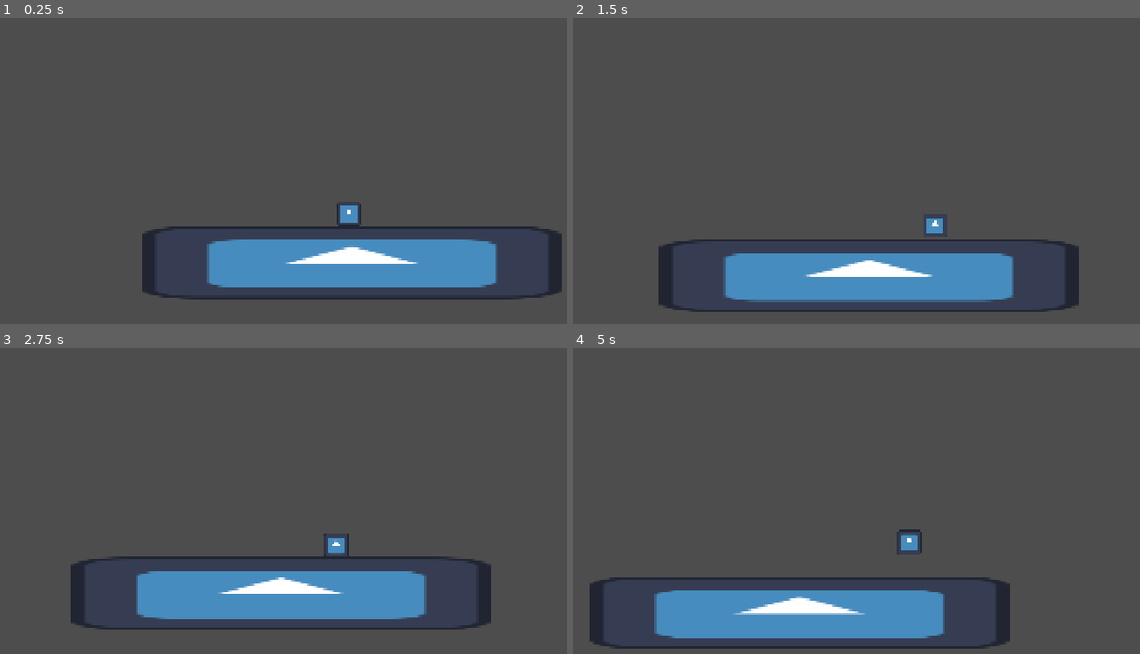
Above: before the commit, frames 1-4 (two rows, left to right).
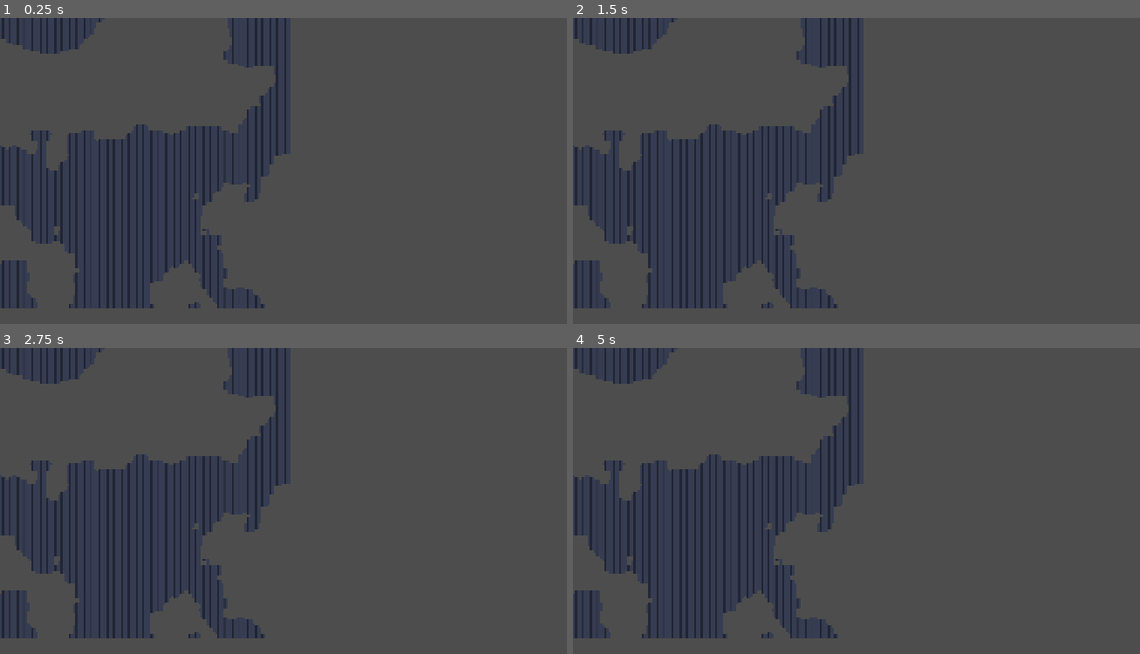
Above: after the commit, the same moments.

Repository: Spino77/godot-DAM
Game: Godot game, scene res://escenas/main.tscn
Two runs of this game, one before a commit and one after it. Both use one fixed random seed, a clock stepped at 60 frames per second and the inputs below. The engine's default icon, where the game draws it, is replaced by a stand-in: a white triangle on a blue panel in a dark square.
Inputs:
- Up to frame 1 (0.25 s): no input
- Up to frame 2 (1.5 s): tap Enter at 0.5 s; hold D (mov_derecha) from 0.53 s (still down); tap Space (saltar) at 0.77 s
- Up to frame 3 (2.75 s): tap Space (saltar) at 1.52 s; release D (mov_derecha) at 2.03 s; hold A (mov_izquierda) from 2.03 s (still down)
- Up to frame 4 (5 s): release A (mov_izquierda) at 2.78 s; hold D (mov_derecha) 2.78-4.28 s; tap Space (saltar) at 3.02, 3.77, 4.52 s; hold A (mov_izquierda) from 4.28 s (still down)

The runs differ from the first frame. In frame 1, 17% of the frame differs, in the area x 0-100%, y 0-95%; in frame 2, 16%; in frame 3, 16%; in frame 4, 16%.

Commit message:
creacion de mapa con ruido random hecha

Diff:
--- a/escenas/main.tscn
+++ b/escenas/main.tscn
@@ -1,22 +1,95 @@
 [gd_scene format=3 uid="uid://bprp11e82vjyn"]
 
 [ext_resource type="Texture2D" uid="uid://dh0mjv14lg7dk" path="res://sprites/icon.svg" id="1_ig7tw"]
-[ext_resource type="PackedScene" uid="uid://dixmir83thhju" path="res://escenas/jugador.tscn" id="2_0xm2m"]
+[ext_resource type="Script" uid="uid://djxvjltfij5p5" path="res://escenas/mapa.gd" id="2_0kxa1"]
+
+[sub_resource type="TileSetAtlasSource" id="TileSetAtlasSource_jumxm"]
+texture = ExtResource("1_ig7tw")
+0:0/0 = 0
+1:0/0 = 0
+2:0/0 = 0
+3:0/0 = 0
+4:0/0 = 0
+5:0/0 = 0
+6:0/0 = 0
+7:0/0 = 0
+0:1/0 = 0
+1:1/0 = 0
+2:1/0 = 0
+3:1/0 = 0
+4:1/0 = 0
+5:1/0 = 0
+6:1/0 = 0
+7:1/0 = 0
+0:2/0 = 0
+1:2/0 = 0
+2:2/0 = 0
+3:2/0 = 0
+4:2/0 = 0
+5:2/0 = 0
+6:2/0 = 0
+7:2/0 = 0
+0:3/0 = 0
+1:3/0 = 0
+2:3/0 = 0
+3:3/0 = 0
+4:3/0 = 0
+5:3/0 = 0
+6:3/0 = 0
+7:3/0 = 0
+0:4/0 = 0
+1:4/0 = 0
+2:4/0 = 0
+3:4/0 = 0
+4:4/0 = 0
+5:4/0 = 0
+6:4/0 = 0
+7:4/0 = 0
+0:5/0 = 0
+1:5/0 = 0
+2:5/0 = 0
+3:5/0 = 0
+4:5/0 = 0
+5:5/0 = 0
+6:5/0 = 0
+7:5/0 = 0
+0:6/0 = 0
+1:6/0 = 0
+2:6/0 = 0
+3:6/0 = 0
+4:6/0 = 0
+5:6/0 = 0
+6:6/0 = 0
+7:6/0 = 0
+0:7/0 = 0
+1:7/0 = 0
+2:7/0 = 0
+3:7/0 = 0
+4:7/0 = 0
+5:7/0 = 0
+6:7/0 = 0
+7:7/0 = 0
+
+[sub_resource type="TileSet" id="TileSet_57qmd"]
+sources/0 = SubResource("TileSetAtlasSource_jumxm")
+
+[sub_resource type="FastNoiseLite" id="FastNoiseLite_yf5fn"]
+
+[sub_resource type="NoiseTexture2D" id="NoiseTexture2D_g4v7s"]
+width = 1024
+height = 1024
+noise = SubResource("FastNoiseLite_yf5fn")
 
 [node name="Node2D" type="Node2D" unique_id=568024470]
 
-[node name="StaticBody2D" type="StaticBody2D" parent="." unique_id=1467578348]
+[node name="mapa" type="TileMapLayer" parent="." unique_id=2037477669]
+tile_set = SubResource("TileSet_57qmd")
+script = ExtResource("2_0kxa1")
 
-[node name="Sprite2D" type="Sprite2D" parent="StaticBody2D" unique_id=2043045439]
-position = Vector2(576, 548)
-scale = Vector2(9, 1.5625)
-texture = ExtResource("1_ig7tw")
+[node name="ruido_mapa" type="Sprite2D" parent="mapa" unique_id=1736887794]
+position = Vector2(-3312, -1112)
+texture = SubResource("NoiseTexture2D_g4v7s")
 
-[node name="CollisionPolygon2D" type="CollisionPolygon2D" parent="StaticBody2D" unique_id=1682131754]
-visible = false
-position = Vector2(576, 548)
-scale = Vector2(9, 1.5625)
-polygon = PackedVector2Array(59.1, -64, -59, -64, -63.8, -59, -64, 61, -60.3, 64, 59.6, 64, 63.9, 59, 64, -61.1)
-
-[node name="NodoPersonaje" parent="." unique_id=1783876786 instance=ExtResource("2_0xm2m")]
-position = Vector2(568, 416)
+[node name="Camera2D" type="Camera2D" parent="." unique_id=592897697]
+position = Vector2(1920, 1088)
+zoom = Vector2(0.5, 0.5)
--- /dev/null
+++ b/escenas/mapa.gd
@@ -0,0 +1,15 @@
+extends TileMapLayer
+
+var ruido := FastNoiseLite.new()
+
+func _ready():
+	randomize()
+	ruido.seed = randi()
+	generateMap()
+
+func generateMap():
+	for x in 100:
+		for y in 100:
+			var noiseVal :float= abs(ruido.get_noise_2d(x,y))
+			if noiseVal < 0.25:
+				set_cell(Vector2i(x,y),0,Vector2i(0,1))
Not shown, added: escenas/mapa.gd.uid
